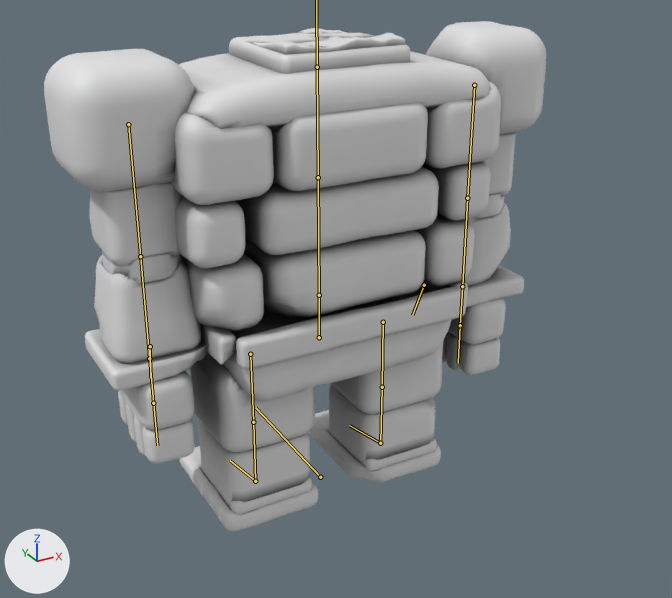
Before and after pictures for a commit that changed the glTF model assets/models/headless_body.glb.
Both versions are drawn from a camera (50 mm lens) standing at (-5.91, -11.26, 8.73) and looking at (-0.07, -0.65, 3.42). The axes (+X, +Y, +Z) are drawn at lower left. The lights are the same throughout. The older version comes first. The bones that bend it are drawn over the model as lines.

The first picture shows 'Body'.
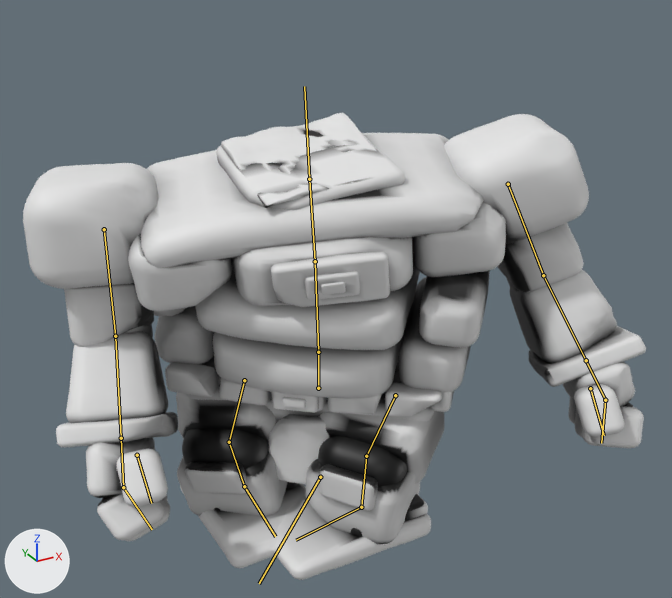
The newer file adds an action. The first version stands in its rest pose; the second is drawn at frame 43 of the action 'turn_180_l'.

The edits, one by one:
Bone 'root' (bone_root) turns from (0, 0, 0) to (0, 0, 134) degrees about its own x, y and z.
Bone 'root' (bone_root) is rescaled from (1.0, 1.0, 1.0) to (1.06, 1.06, 0.9).
Bone 'hips' (bone_hips) moves from (0.0, 0.0, 0.0) to (0.01, -0.68, 0.0).
Bone 'hips' (bone_hips) turns from (0, 0, 0) to (0, 6, 0) degrees about its own x, y and z.
Bone 'spine' (bone_spine) turns from (0, 0, 0) to (-9, 0, 1) degrees about its own x, y and z.
Bone 'chest' (bone_chest) turns from (0, 0, 0) to (-5, 22, -2) degrees about its own x, y and z.
Bone 'neck' (bone_neck) turns from (0, 0, 0) to (-4, 14, -1) degrees about its own x, y and z.
Bone 'upper_arm.L' (bone_upper_arm_l) turns from (0, 0, 0) to (10, -3, 17) degrees about its own x, y and z.
Bone 'forearm.L' (bone_forearm_l) turns from (0, 0, 0) to (24, 0, 0) degrees about its own x, y and z.
Bone 'fingers.L' (bone_fingers_l) turns from (0, 0, 0) to (0, 0, -28) degrees about its own x, y and z.
Bone 'thumb.L' (bone_thumb_l) turns from (0, 0, 0) to (4, 1, -10) degrees about its own x, y and z.
Bone 'upper_arm.R' (bone_upper_arm_r) turns from (0, 0, 0) to (13, 1, -4) degrees about its own x, y and z.
Bone 'forearm.R' (bone_forearm_r) turns from (0, 0, 0) to (32, 0, 0) degrees about its own x, y and z.
Bone 'fingers.R' (bone_fingers_r) turns from (0, 0, 0) to (0, 0, 28) degrees about its own x, y and z.
Bone 'thumb.R' (bone_thumb_r) turns from (0, 0, 0) to (4, -1, 10) degrees about its own x, y and z.
Bone 'thigh.L' (bone_thigh_l) turns from (0, 0, 0) to (65, 11, -5) degrees about its own x, y and z.
Bone 'shin.L' (bone_shin_l) turns from (0, 0, 0) to (-68, 0, 0) degrees about its own x, y and z.
Bone 'foot.L' (bone_foot_l) turns from (0, 0, 0) to (-3, 13, -37) degrees about its own x, y and z.
Bone 'thigh.R' (bone_thigh_r) turns from (0, 0, 0) to (64, -1, 7) degrees about its own x, y and z.
Bone 'shin.R' (bone_shin_r) turns from (0, 0, 0) to (-76, 0, 0) degrees about its own x, y and z.
Bone 'foot.R' (bone_foot_r) turns from (0, 0, 0) to (3, -20, 36) degrees about its own x, y and z.

What differs and where, as boxes (x1, y1, x2, y2) in the pictures (672 x 598 px):
'Body', posed (24% wider, 9% shorter): before (44, 21, 546, 532); after (23, 113, 646, 580)
bone 'root', root to tip: before (320, 477) to (256, 408); after (320, 477) to (259, 583)
bone 'hips', root to tip: before (319, 337) to (319, 295); after (318, 388) to (318, 352)
bone 'spine', root to tip: before (319, 295) to (318, 177); after (318, 352) to (315, 261)
bone 'chest', root to tip: before (318, 177) to (317, 67); after (315, 261) to (309, 179)
bone 'upper_arm.L', root to tip: before (128, 124) to (140, 256); after (508, 184) to (543, 275)
bone 'forearm.L', root to tip: before (140, 256) to (149, 358); after (543, 275) to (586, 360)
bone 'fingers.L', root to tip: before (153, 403) to (157, 445); after (605, 400) to (601, 443)
bone 'thumb.L', root to tip: before (150, 346) to (150, 378); after (590, 388) to (604, 435)
bone 'upper_arm.R', root to tip: before (474, 85) to (467, 198); after (104, 229) to (115, 336)
bone 'forearm.R', root to tip: before (467, 198) to (462, 286); after (115, 336) to (121, 438)
bone 'fingers.R', root to tip: before (460, 325) to (458, 363); after (123, 487) to (152, 529)
bone 'thumb.R', root to tip: before (424, 285) to (412, 315); after (137, 455) to (151, 503)
bone 'thigh.L', root to tip: before (250, 354) to (253, 422); after (395, 395) to (366, 456)
bone 'shin.L', root to tip: before (253, 422) to (255, 481); after (366, 456) to (361, 507)
bone 'foot.L', root to tip: before (255, 481) to (230, 460); after (361, 507) to (296, 540)
bone 'thigh.R', root to tip: before (383, 322) to (382, 387); after (244, 380) to (229, 442)
bone 'shin.R', root to tip: before (382, 387) to (380, 443); after (229, 442) to (244, 486)
bone 'foot.R', root to tip: before (380, 443) to (349, 425); after (244, 486) to (275, 536)
